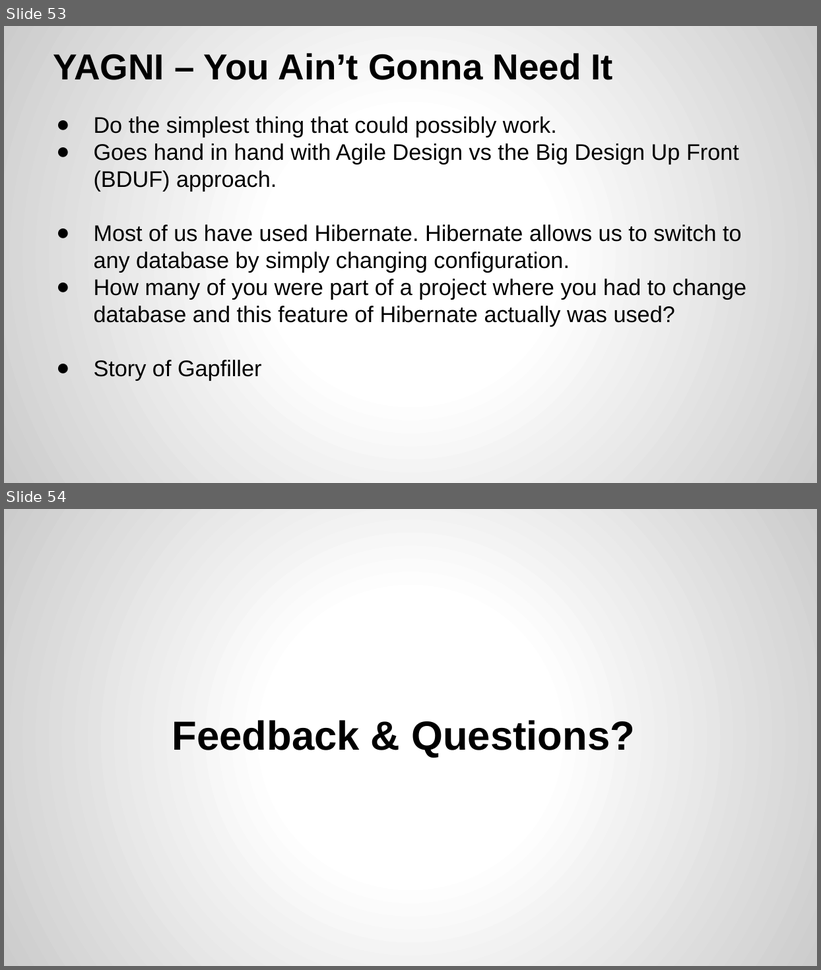
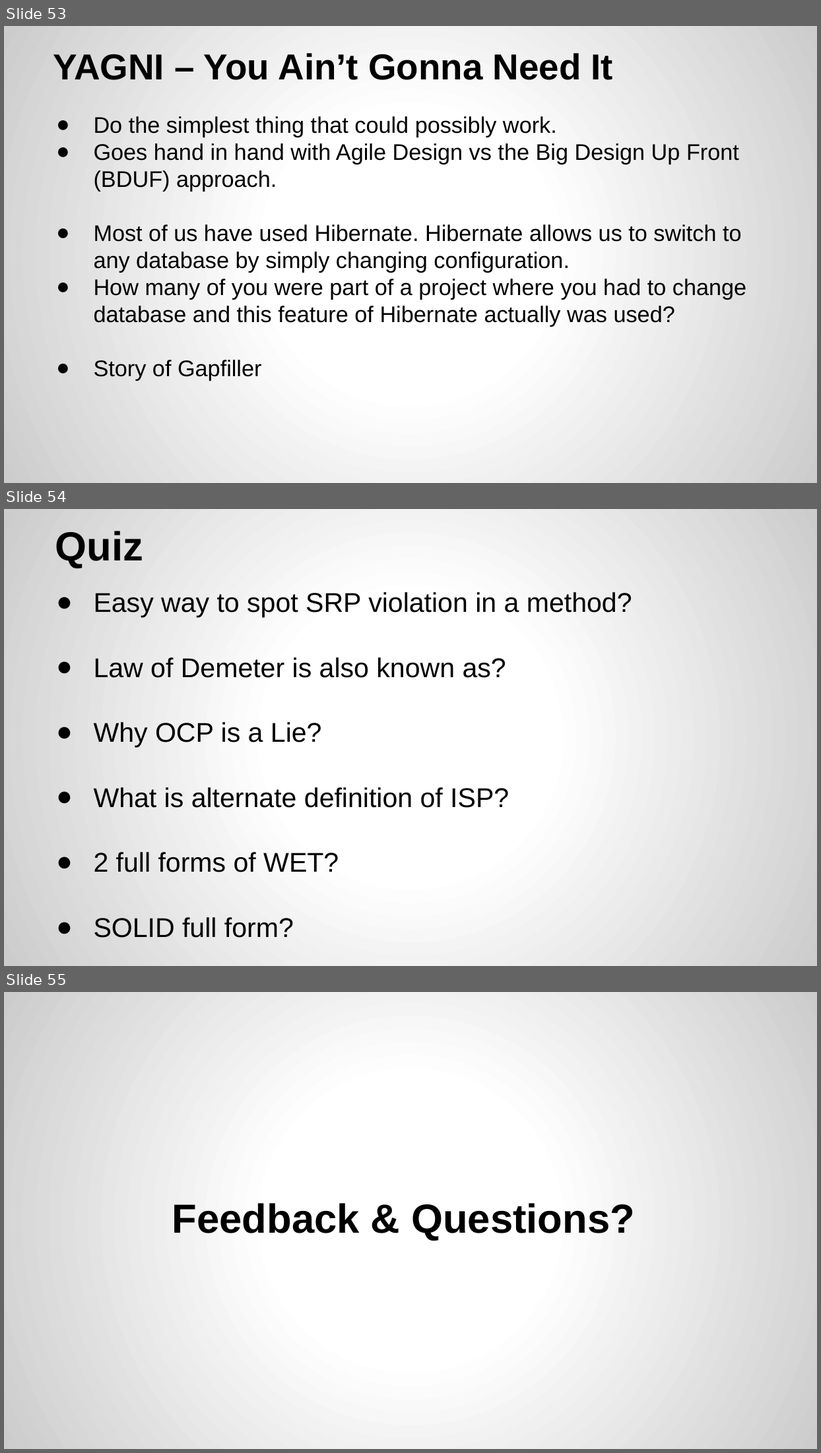
Before and after one commit to yogeshrnaik/presentations, a slide deck: Software Design Principles.pptx. Shown one above the other, each under a label of ours: slides 53 and 54 before the commit, slides 53, 54 and 55 after it. The pictures are 821x970 and 821x1453 pixels, drawn with LibreOffice and Linux fonts; fonts in the diff are those of the drawing. Boxes give left, top, right and bottom in pixels: in the first picture for what was removed or moved away, otherwise in the second. Text is boxed around its words. In the diff, an @@ line names an element or a change of style, - is before the commit and + after.

Commit message:
added quiz

```diff
--- a/Software Design Principles.pptx
+++ b/Software Design Principles.pptx
@@ slide 54 added at (4, 509, 817, 966), background gradient #FFFFFF to #CCCCCC @@
@@ title added at (55, 531, 143, 568), 36 pt, text #000000, bold @@
+Quiz
@@ text added at (94, 592, 632, 938), 24 pt, text #000000 @@
+● Easy way to spot SRP violation in a method?
+● Law of Demeter is also known as?
+● Why OCP is a Lie?
+● What is alternate definition of ISP?
+● 2 full forms of WET?
+● SOLID full form?
@@ what was slide 54 is now slide 55 @@
```
Also in this commit, not shown: 1 other file.
